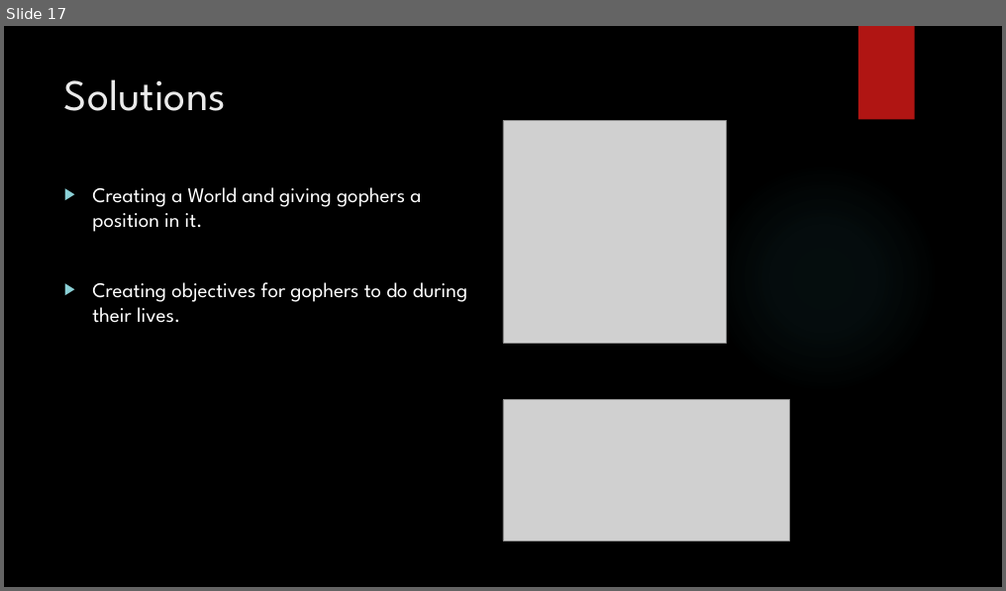
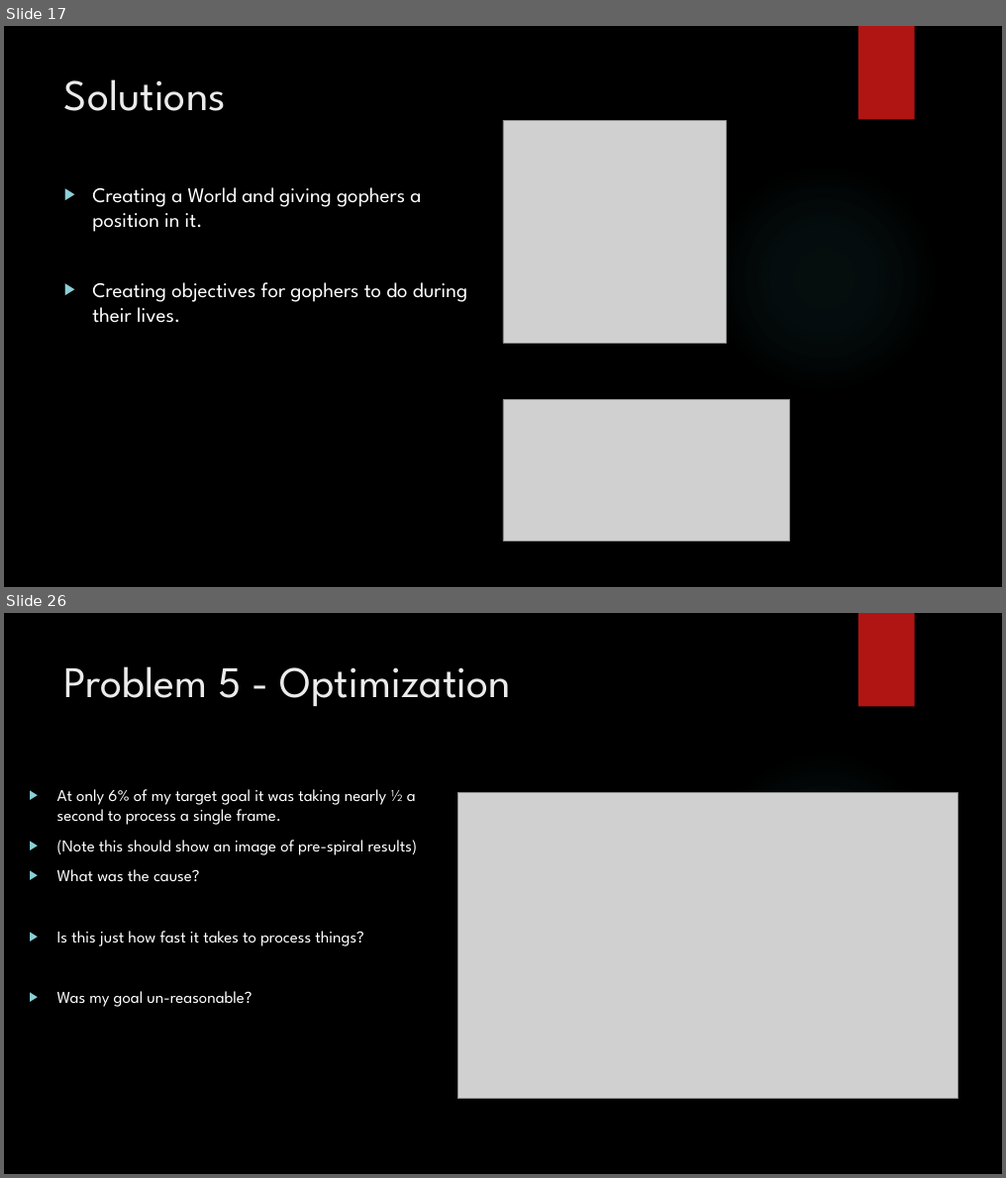
Before and after one commit to jaminologist/GopherLife, a slide deck: GopherLife.pptx. Shown one above the other, each under a label of ours: slide 17 before the commit, slides 17 and 26 after it; the slides between them are not shown. The pictures are 1006x591 and 1006x1178 pixels, drawn with LibreOffice and Linux fonts; fonts in the diff are those of the drawing; grey boxes stand for pictures; background and template pictures are left out. Boxes give left, top, right and bottom in pixels: in the first picture for what was removed or moved away, otherwise in the second. Text is boxed around its words. In the diff, an @@ line names an element or a change of style, - is before the commit and + after.

```diff
--- a/GopherLife.pptx
+++ b/GopherLife.pptx
@@ slide 26 added at [4, 613, 1002, 1174], background picture (left out); not listed: 2 template elements that a slide beside it also shows @@
@@ title added at [64, 666, 511, 706], 42 pt, text #EBEBEB @@
+Problem 5 - Optimization
@@ text added at [57, 789, 418, 1007], 16 pt, text #FFFFFF @@
+▶ At only 6% of my target goal it was taking nearly ½ a second to process a single frame.
+▶ (Note this should show an image of pre-spiral results)
+▶ What was the cause?
+▶ Is this just how fast it takes to process things?
+▶ Was my goal un-reasonable?
@@ picture added at [458, 792, 958, 1099] @@
```
Also in this commit, not shown: 15 slides changed, 16 other slides added, 15 slides removed, 8 other files.
